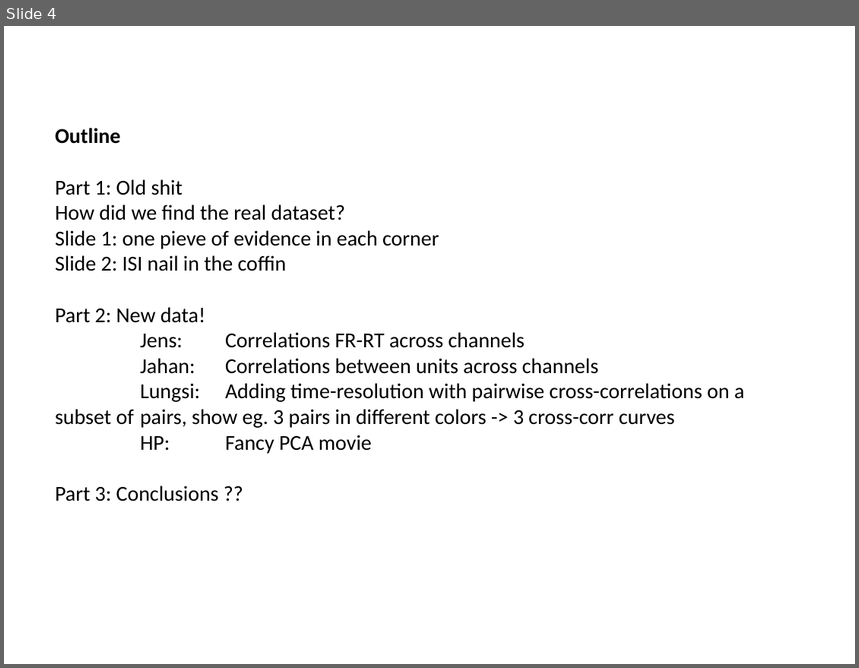
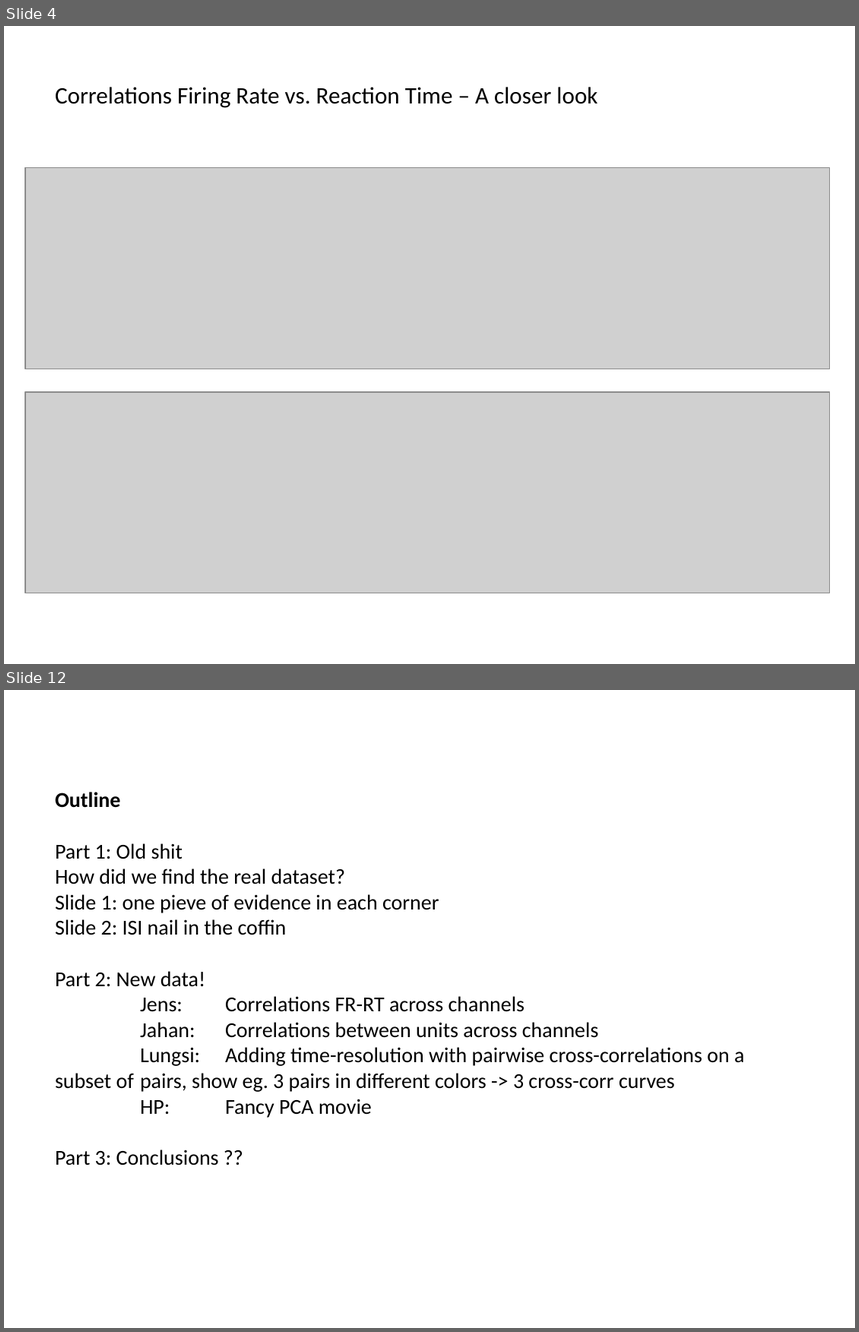
Before and after one commit to ANDA-DownStates/analysis, a slide deck: Final presentation/_Final presentation.pptx. Shown one above the other, each under a label of ours: slide 4 before the commit, slides 4 and 12 after it; the slides between them are not shown. The pictures are 859x668 and 859x1332 pixels, drawn with LibreOffice and Linux fonts; fonts in the diff are those of the drawing; grey boxes stand for pictures. Boxes give left, top, right and bottom in pixels: in the first picture for what was removed or moved away, otherwise in the second. Text is boxed around its words. In the diff, an @@ line names an element or a change of style, - is before the commit and + after.

```diff
--- a/Final presentation/_Final presentation.pptx
+++ b/Final presentation/_Final presentation.pptx
@@ slide 4 added at (4, 26, 855, 664), background #FFFFFF @@
@@ text added at (55, 87, 598, 108), 20 pt, text #000000 @@
+Correlations Firing Rate vs. Reaction Time – A closer look
@@ picture added at (25, 168, 829, 369) @@
@@ picture added at (25, 392, 829, 593) @@
@@ what was slide 4 is now slide 12 @@
```
Also in this commit, not shown: 10 other slides added, 3 slides removed.
